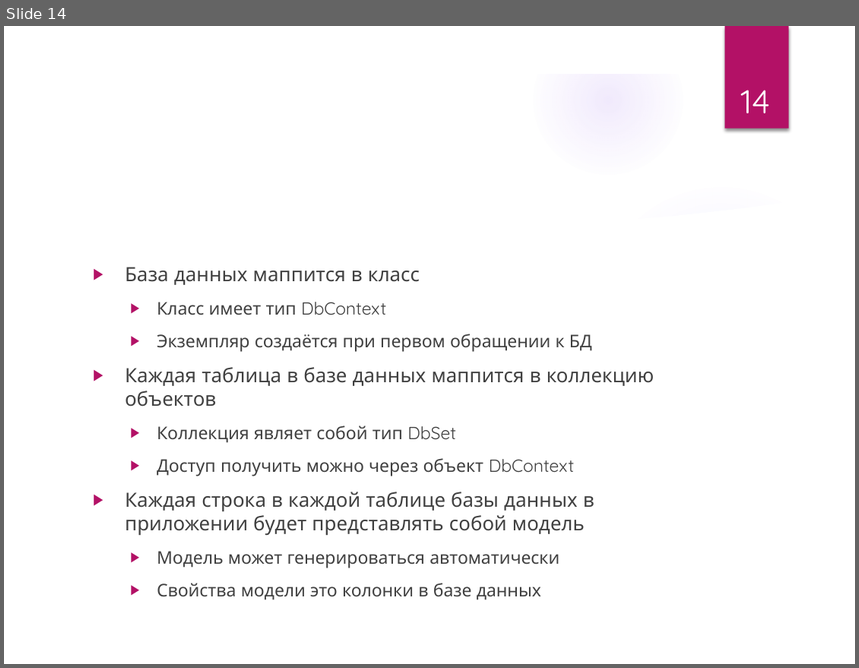
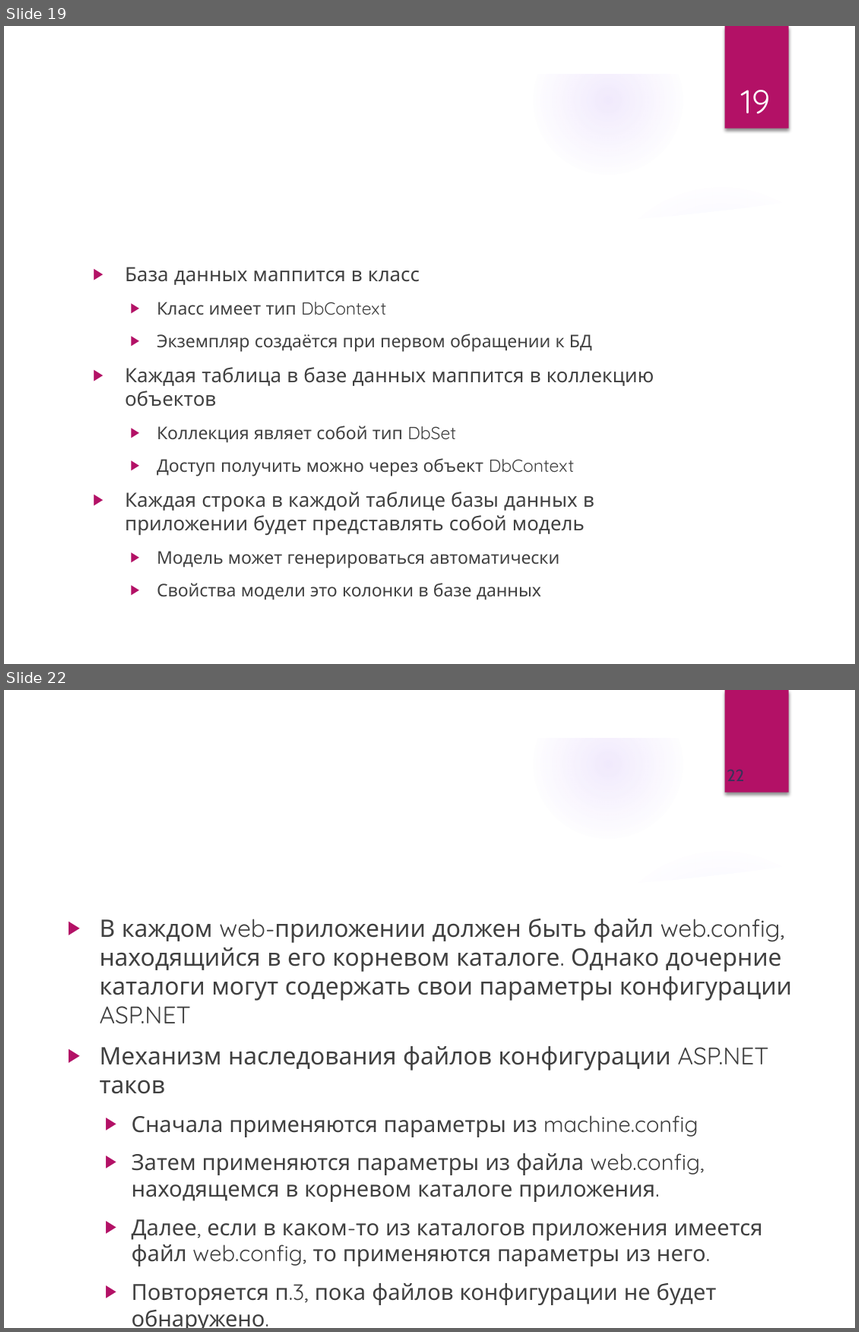
Before and after one commit to Alfredovec/LecturesDotNet, a slide deck: 04Connect.pptx. Shown one above the other, each under a label of ours: slide 14 before the commit, slides 19 and 22 after it; the slides between them are not shown. The pictures are 859x668 and 859x1332 pixels, drawn with LibreOffice and Linux fonts; fonts in the diff are those of the drawing; background and template pictures are left out. Boxes give left, top, right and bottom in pixels: in the first picture for what was removed or moved away, otherwise in the second. Text is boxed around its words. In the diff, an @@ line names an element or a change of style, - is before the commit and + after.

```diff
--- a/04Connect.pptx
+++ b/04Connect.pptx
@@ slide 22 added at [4,690,855,1328], background picture (left out); not listed: 9 template elements that a slide beside it also shows @@
@@ title added at [85,776,676,842], 32 pt, text #FFFFFF @@
+Строка подключения
@@ page number added at [727,769,744,781], 14 pt, text #3B3059 @@
+22
@@ text added at [100,919,792,1328], 18.7 pt, text #404040 @@
+▶ В каждом web-приложении должен быть файл web.config, находящийся в его корневом каталоге. Однако дочерние каталоги могут содержать свои параметры конфигурации ASP.NET
+▶ Механизм наследования файлов конфигурации ASP.NET таков
+  ▶ Сначала применяются параметры из machine.config
+  ▶ Затем применяются параметры из файла web.config, находящемся в корневом каталоге приложения.
+  ▶ Далее, если в каком-то из каталогов приложения имеется файл web.config, то применяются параметры из него.
+  ▶ Повторяется п.3, пока файлов конфигурации не будет обнаружено.
@@ what was slide 14 is now slide 19 @@
@@ page number at [741,90,771,114]: text changed @@
-14
+19
```
Also in this commit, not shown: 6 slides changed, 8 other slides added, 1 slide removed, 9 other files.
